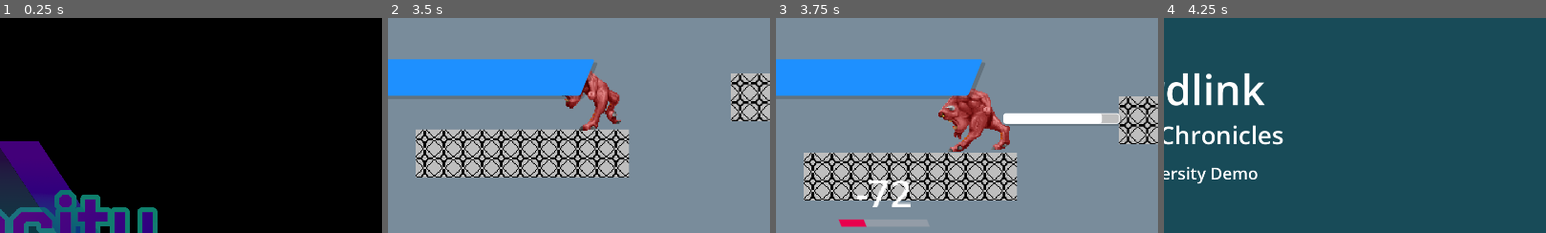
Above: before the commit, frames 1-4 (left to right).
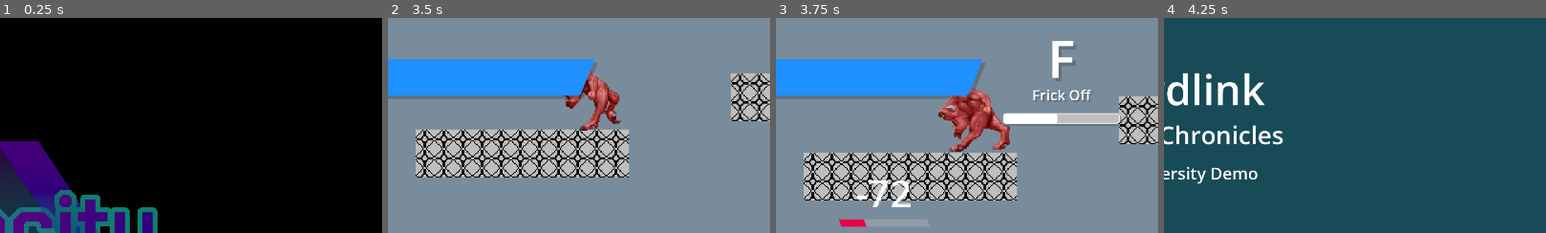
Above: after the commit, the same moments.

Repository: That1M8Head/Swordlink
Game: Godot game, scene res://intro.tscn
The game is run twice, just before and just after one commit, with the same random seed, the same clock (stepped at 60 frames per second) and the same inputs.
Inputs (mouse positions are % of the whole screen's width and height, from its top left):
- Up to frame 1 (0.25 s): no input
- Up to frame 2 (3.5 s): tap Enter (MenuConfirm) at 0.5, 1.25, 2 s; move the mouse to (72, 45) at 0.52 s; hold X (AltAttack) 0.53-1.28 s; hold D (MoveRight) 0.53-2.03 s; click (72, 45) at 0.67 s; tap Space (Jump) at 0.77, 1.52, 3.02 s; move the mouse to (30, 55) at 1.27 s; click (30, 55) at 1.35 s; move the mouse to (60, 28) at 2.02 s; hold A (MoveLeft) 2.03-2.78 s; tap C (Evade) at 2.1 s; move the mouse to (45, 70) at 2.77 s; hold D (MoveRight) from 2.78 s (still down); tap Ctrl (ModeShift) at 2.85 s; click (45, 70) at 2.92 s
- Up to frame 3 (3.75 s): keep holding D (MoveRight); move the mouse to (80, 65) at 3.52 s; hold X (AltAttack) from 3.53 s (still down)
- Up to frame 4 (4.25 s): keep holding D (MoveRight); keep holding X (AltAttack); tap Space (Jump) at 3.77 s; tap Escape (Menu) at 4.15 s
The pictures show only the part of the screen within x 50-100%, y 0-50%; the shares and areas given below are measured in that part.

Frames 1-2 are identical in both runs. In frame 3, 1.7% of the frame differs, in the area x 67-86%, y 10-49%; in frame 4, nothing differs.

Commit message:
Added a victory screen

Diff:
--- a/Scripts/JoelMovements.gd
+++ b/Scripts/JoelMovements.gd
@@ -3,6 +3,8 @@
 const SPEED = 400.0
 const JUMP_VELOCITY = -500.0
 const DECELERATION = 1300.0
+
+var enemy_count: int = 0
 
 var gravity = ProjectSettings.get_setting("physics/2d/default_gravity")
 
@@ -126,6 +128,9 @@
 		style_rank -= 1
 	health = clamp(health, 0, health_bar.max_value)
 	style_duration = clamp(style_duration, -1, style_rank_meter.max_value)
+	enemy_count = get_tree().get_nodes_in_group("Enemy").size()
+	if enemy_count < 1:
+		get_tree().change_scene_to_file("res://victory.tscn")
 	if health_bar.value <= 0:
 		get_tree().change_scene_to_file("res://death_screen.tscn")
 	if Input.is_action_just_pressed("Menu"):
@@ -325,7 +330,7 @@
 	if damage > body.health and difficulty_handler.level < 3:
 		var health_reward = damage / 6
 		health += health_reward * (style_rank + 1)
-	style_duration += damage * 48 if not body.is_on_floor() else damage * 12
+	style_duration += damage * 48 if not body.is_on_floor() else damage * 19
 	var flip = -1 if $JoelSprite.flip_h else 1
 	body.take_damage(damage, Vector2(knockback.x * flip, knockback.y))
 
--- /dev/null
+++ b/Scripts/UpdateFunnyQuoteVictory.gd
@@ -0,0 +1,17 @@
+extends Label
+
+@onready var difficulty = get_node("/root/DifficultyHandling")
+
+func _ready():
+	var quotes = [
+		"Unfortunately, we don't have a ranking system yet.",
+		"Good job, you did it!",
+		"That was very epic",
+		"See you next demo!",
+		"Now do a speedrun.",
+	]
+	if difficulty.level == difficulty.DIFFICULTY.FRAMECAPPED:
+		quotes.append("Now try bumping up the difficulty!")
+	if get_node("/root/DifficultyHandling").level == difficulty.DIFFICULTY.OVERCLOCKED:
+		quotes.append("Now do it again on Glitchfall difficulty.")
+	text = quotes[randi_range(0, len(quotes) - 1)]
--- /dev/null
+++ b/Scripts/UpdateVictoryMessageTitle.gd
@@ -0,0 +1,12 @@
+extends Label
+
+func _ready():
+	var titles = [
+		"Victory!",
+		"""You're
+Winner !""",
+		"Mission Clear",
+		"Mission Complete",
+		"You did a thing!",
+	]
+	text = titles[randi_range(0, len(titles) - 1)]
--- /dev/null
+++ b/victory.tscn
@@ -0,0 +1,72 @@
+[gd_scene load_steps=8 format=3 uid="uid://sj6txargah3u"]
+
+[ext_resource type="Script" path="res://Scripts/BackToMenuFromDeath.gd" id="1_pqo43"]
+[ext_resource type="Script" path="res://Scripts/UpdateVictoryMessageTitle.gd" id="2_jk6mi"]
+[ext_resource type="Script" path="res://Scripts/UpdateFunnyQuoteVictory.gd" id="3_o1pmf"]
+[ext_resource type="Script" path="res://Scripts/UpdateDeathTooltips.gd" id="4_2u8sr"]
+
+[sub_resource type="LabelSettings" id="LabelSettings_nfujd"]
+font_size = 105
+
+[sub_resource type="LabelSettings" id="LabelSettings_xt1fs"]
+font_size = 48
+
+[sub_resource type="LabelSettings" id="LabelSettings_0vd8t"]
+font_size = 36
+
+[node name="VictoryScreen" type="Control"]
+texture_filter = 2
+layout_mode = 3
+anchors_preset = 15
+anchor_right = 1.0
+anchor_bottom = 1.0
+grow_horizontal = 2
+grow_vertical = 2
+script = ExtResource("1_pqo43")
+
+[node name="Background" type="ColorRect" parent="."]
+layout_mode = 1
+anchors_preset = 15
+anchor_right = 1.0
+anchor_bottom = 1.0
+grow_horizontal = 2
+grow_vertical = 2
+color = Color(0.14902, 0.368627, 0.686275, 1)
+
+[node name="VBoxContainer" type="VBoxContainer" parent="."]
+layout_mode = 1
+anchors_preset = 8
+anchor_left = 0.5
+anchor_top = 0.5
+anchor_right = 0.5
+anchor_bottom = 0.5
+offset_left = -395.5
+offset_top = -203.5
+offset_right = 395.5
+offset_bottom = 203.5
+grow_horizontal = 2
+grow_vertical = 2
+theme_override_constants/separation = 45
+alignment = 1
+
+[node name="Title" type="Label" parent="VBoxContainer"]
+layout_mode = 2
+text = "You Are Die"
+label_settings = SubResource("LabelSettings_nfujd")
+horizontal_alignment = 1
+script = ExtResource("2_jk6mi")
+
+[node name="Subtitle" type="Label" parent="VBoxContainer"]
+layout_mode = 2
+text = "Insert funny phrase here."
+label_settings = SubResource("LabelSettings_xt1fs")
+horizontal_alignment = 1
+script = ExtResource("3_o1pmf")
+
+[node name="Tooltips" type="Label" parent="VBoxContainer"]
+layout_mode = 2
+text = "Press Enter to return to the menu."
+label_settings = SubResource("LabelSettings_0vd8t")
+horizontal_alignment = 1
+vertical_alignment = 2
+script = ExtResource("4_2u8sr")
